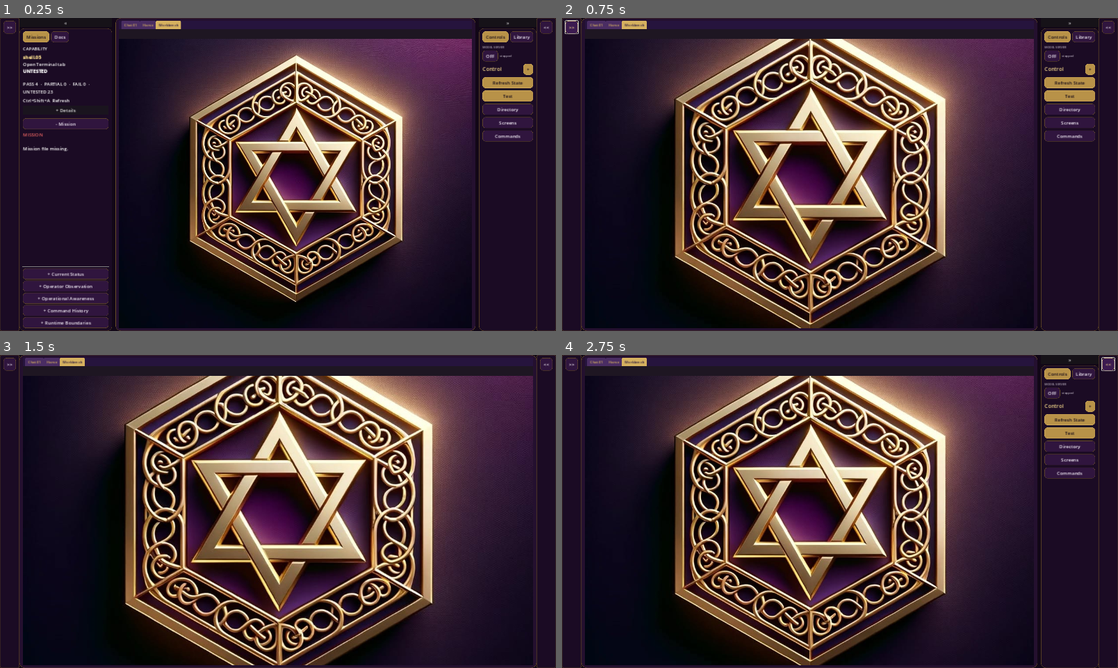
Above: before the commit, frames 1-4 (two rows, left to right).
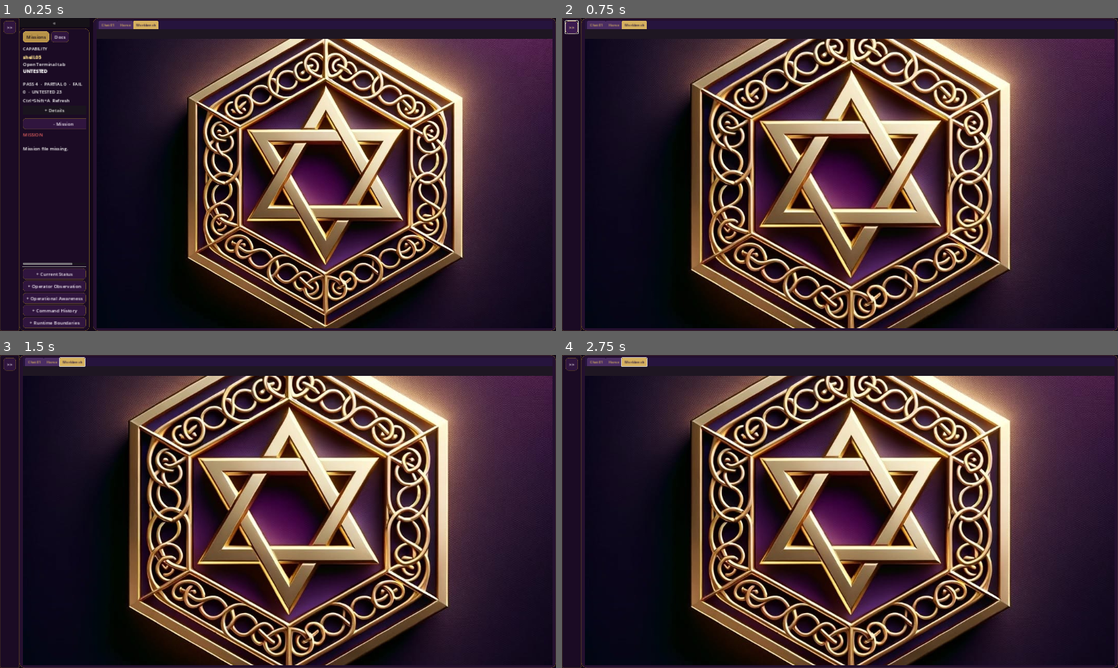
Above: after the commit, the same moments.

Repository: Precision-Tower/Spaceship
Game: Godot game, scene res://scenes/Main.tscn
The game is run twice, just before and just after one commit, with the same random seed, the same clock (stepped at 60 frames per second) and the same inputs.
Inputs (mouse positions are in pixels of both pictures, inside the frame that each line leads up to):
- Up to frame 1 (0.25 s): no input
- Up to frame 2 (0.75 s): click ">>" at 0.5 s
- Up to frame 3 (1.5 s): click (505, 358) at 1.25 s, where only the run before the commit has a clickable "»"
- Up to frame 4 (2.75 s): click (1106, 364) at 2 s, where only the run before the commit has a clickable "<<"

The runs differ from the first frame. In frame 1, 45% of the frame differs, in the area x 4-100%, y 0-100%; in frame 2, 52%; in frame 3, 36%; in frame 4, 52%, in the area x 10-100%, y 0-100%.
Error before the commit: Trying to assign value of type 'RefCounted' to a variable of type 'TabContainer'. (res://Main.gd:1276)
Error after the commit: Trying to assign value of type 'RefCounted' to a variable of type 'TabContainer'. (res://Main.gd:1280)

Commit message:
fix: main_v_split var type to VBoxContainer

Diff:
--- a/UI/OperatorShell/Main.gd
+++ b/UI/OperatorShell/Main.gd
@@ -35,7 +35,7 @@
 	"right:commands"
 ]
 
-var main_v_split: VSplitContainer
+var main_v_split: VBoxContainer
 var desktop_root: HBoxContainer
 var center_vbox: VBoxContainer
 var left_dock_shell: VBoxContainer
@@ -258,7 +258,6 @@
 	request_assist_wake.connect(_on_request_assist_wake)
 
 func _process(_delta: float) -> void:
-	_settle_vsplit()
 	_layout_diag_t += _delta
 	if _layout_diag_t > 3.0:
 		_layout_diag_t = 0.0
@@ -418,19 +417,24 @@
 	center_vbox.add_child(_top_bar())
 	center_vbox.add_child(_runtime_state_bar())
 
-	main_v_split = VSplitContainer.new()
+	main_v_split = VBoxContainer.new()
 	main_v_split.size_flags_horizontal = Control.SIZE_EXPAND_FILL
 	main_v_split.size_flags_vertical = Control.SIZE_EXPAND_FILL
-	main_v_split.custom_minimum_size = Vector2(0, 0)
+	main_v_split.add_theme_constant_override("separation", 0)
 	center_vbox.add_child(main_v_split)
 
 	var workspace_host := HBoxContainer.new()
 	workspace_host.size_flags_horizontal = Control.SIZE_EXPAND_FILL
 	workspace_host.size_flags_vertical = Control.SIZE_EXPAND_FILL
+	workspace_host.custom_minimum_size = Vector2(0, 0)
 	workspace_host.add_theme_constant_override("separation", 0)
 	workspace_host.add_child(_workspace())
 	main_v_split.add_child(workspace_host)
-	main_v_split.add_child(_bottom())
+
+	var bottom := _bottom()
+	bottom.size_flags_vertical = Control.SIZE_SHRINK_END
+	bottom.custom_minimum_size = Vector2(0, 48)
+	main_v_split.add_child(bottom)
 
 	right_dock_shell = _build_right_dock_shell()
 	right_dock_shell.custom_minimum_size = Vector2(0, 0)
@@ -1651,85 +1655,3 @@
 	set_left_mode("docs")
 	if not left_dock_open:
 		_toggle_left_dock()
-
-var _vsplit_settled: bool = false
-
-
-func _deep_min_walk(node: Node, depth: int, max_depth: int) -> void:
-	if depth > max_depth:
-		return
-	var indent := "  ".repeat(depth)
-	if node is Control:
-		var c := node as Control
-		var cm := c.get_combined_minimum_size()
-		print("[MIN] ", indent, c.name, " ", c.get_class(),
-			" sz=", int(c.size.x), "x", int(c.size.y),
-			" min=", int(cm.x), "x", int(cm.y),
-			" vis=", c.visible,
-			" flg_v=", c.size_flags_vertical)
-	elif node is Node:
-		print("[MIN] ", indent, node.name, " [", node.get_class(), "]")
-	for child in node.get_children():
-		_deep_min_walk(child, depth + 1, max_depth)
-
-func _emit_deep_min_walk() -> void:
-	print("[MIN] ====== main_v_split tree ======")
-	if main_v_split != null:
-		_deep_min_walk(main_v_split, 0, 6)
-	print("[MIN] ====== end ======")
-
-func _settle_vsplit() -> void:
-	if _vsplit_settled or main_v_split == null:
-		return
-	var h: int = int(main_v_split.size.y)
-	if h < 200:
-		return
-
-	# Pin top child's minimum so the split has surplus to allocate.
-	# Per Godot 4.2: split_offset is offset past top child's combined minimum.
-	if main_v_split.get_child_count() < 2:
-		return
-	var top := main_v_split.get_child(0) as Control
-	var bottom := main_v_split.get_child(1) as Control
-	if top == null or bottom == null:
-		return
-
-	top.custom_minimum_size = Vector2(0, 0)
-	bottom.custom_minimum_size = Vector2(0, 48)
-	top.size_flags_vertical = Control.SIZE_EXPAND_FILL
-	bottom.size_flags_vertical = Control.SIZE_EXPAND_FILL
-
-	# Re-sort so combined minimums are recalculated
-	main_v_split.queue_sort()
-
-	# Defer actual offset assignment one process frame
-	var t := Timer.new()
-	t.wait_time = 0.15
-	t.one_shot = true
-	t.timeout.connect(_apply_split_offset_real)
-	add_child(t)
-	t.start()
-
-func _apply_split_offset_real() -> void:
-	if main_v_split == null or main_v_split.get_child_count() < 2:
-		return
-	var top := main_v_split.get_child(0) as Control
-	var bottom := main_v_split.get_child(1) as Control
-	var sep: int = main_v_split.get_theme_constant("separation")
-	var h: int = int(main_v_split.size.y)
-	var desired_bottom: int = 48
-	var top_min: int = int(top.get_combined_minimum_size().y)
-	var target_top: int = h - sep - desired_bottom
-	var offset: int = target_top - top_min
-	main_v_split.split_offset = offset
-	main_v_split.clamp_split_offset()
-	_vsplit_settled = true
-	var wt := Timer.new()
-	wt.wait_time = 5.0
-	wt.one_shot = true
-	wt.timeout.connect(_emit_deep_min_walk)
-	add_child(wt)
-	wt.start()
-	print("[Startup] h=", h, " sep=", sep, " top_min=", top_min, " bottom_min=", int(bottom.get_combined_minimum_size().y),
-		" offset=", main_v_split.split_offset,
-		" top_size=", int(top.size.y), " bottom_size=", int(bottom.size.y))
